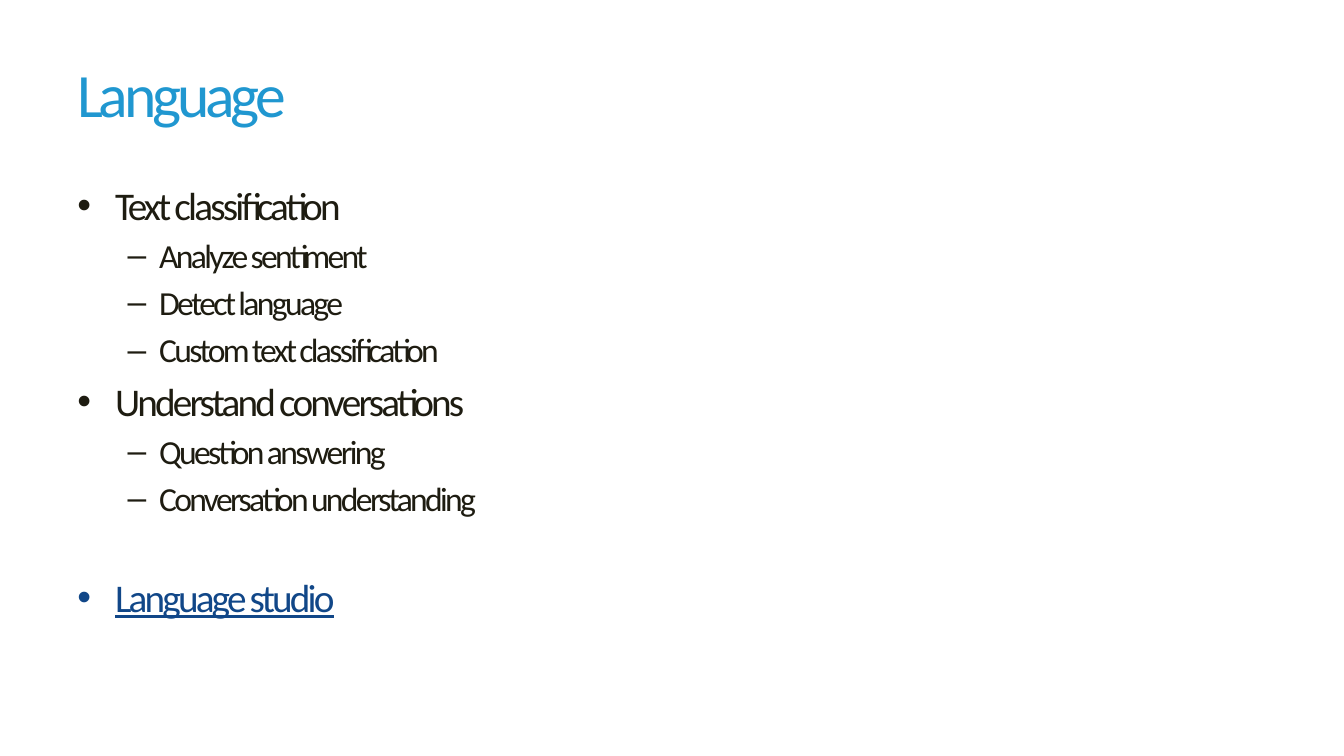
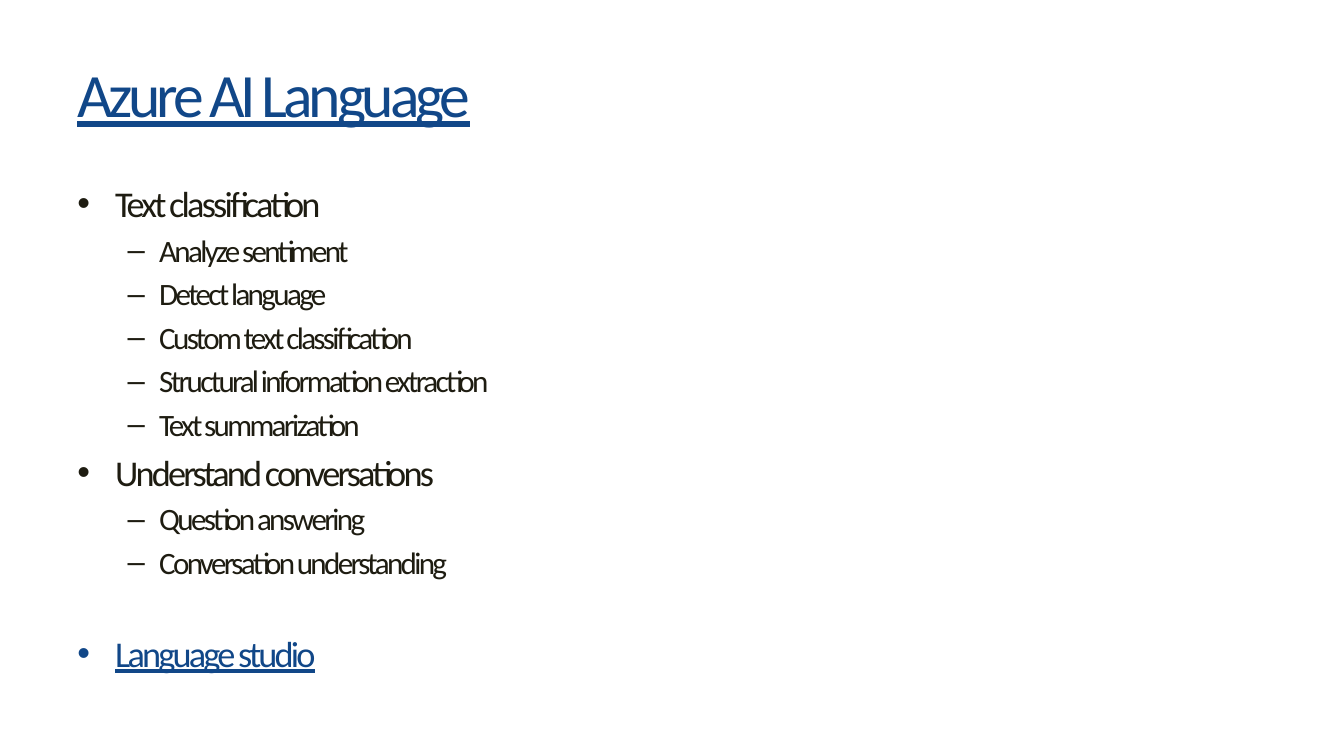
Before and after one commit to havit/CloudApplicationsDevelopment, a slide deck: slide 6 of Lab8-CognitiveServices/Cognitive-services.pptx (slide 5 before the commit). Drawn at 1344x756 pixels with LibreOffice and Linux fonts; fonts in the diff are those of the drawing; background and template pictures are left out. Boxes give left, top, right and bottom in pixels: in the first picture for what was removed or moved away, otherwise in the second. Text is boxed around its words. In the diff, an @@ line names an element or a change of style, - is before the commit and + after.

```diff
--- a/Lab8-CognitiveServices/Cognitive-services.pptx
+++ b/Lab8-CognitiveServices/Cognitive-services.pptx
@@ title at [77, 77, 470, 128]: text changed; text colour #2097D0 to #114788 @@
-Language
+Azure AI Language
@@ text at [115, 191, 447, 674]: size 28 to 25.9 pt in "Text classification", "Understand conversations", "Language studio"; size 24 to 22.2 pt in "Analyze sentiment", "Detect language", "Custom text classification", "Question answering" and 1 more places @@
@@ text at [159, 370, 488, 437]: paragraphs added @@
+  – Structural information extraction
+  – Text summarization
```
Also in this commit, not shown: 5 other slides changed, 2 slides added, 1 slide removed.
